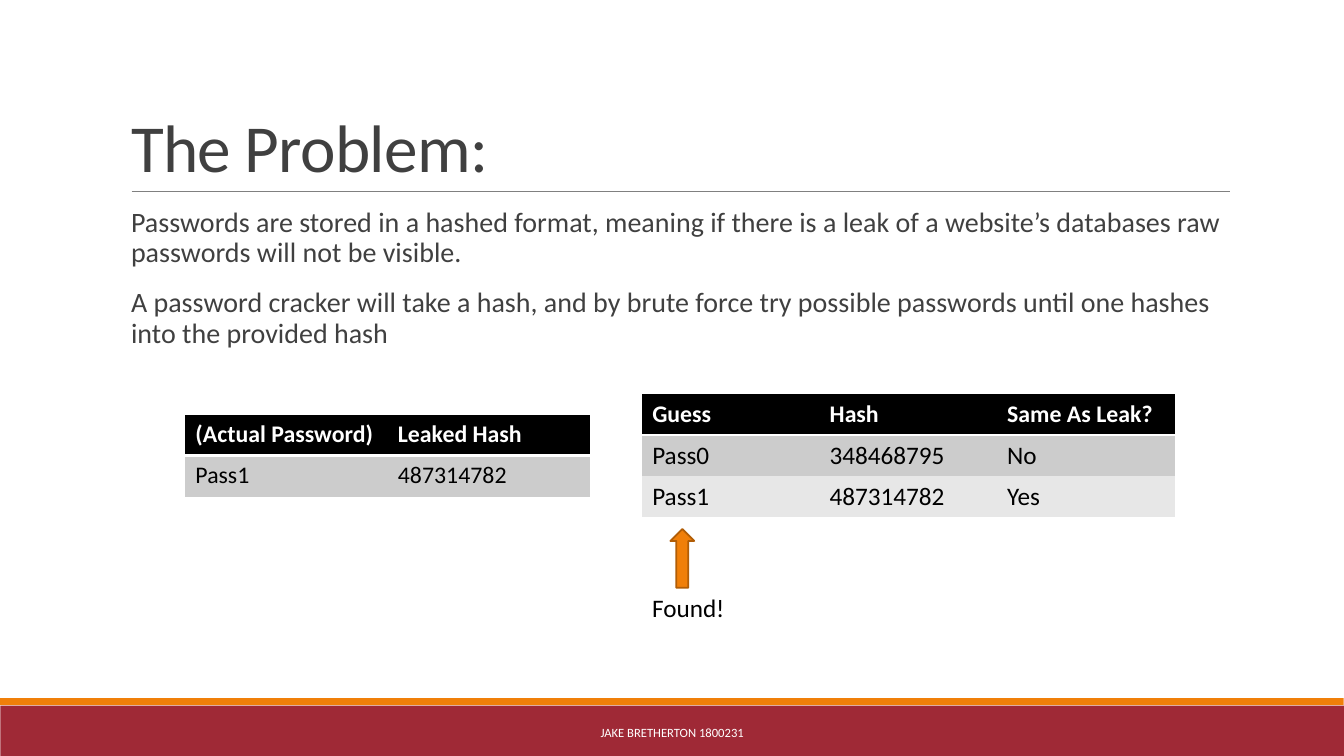
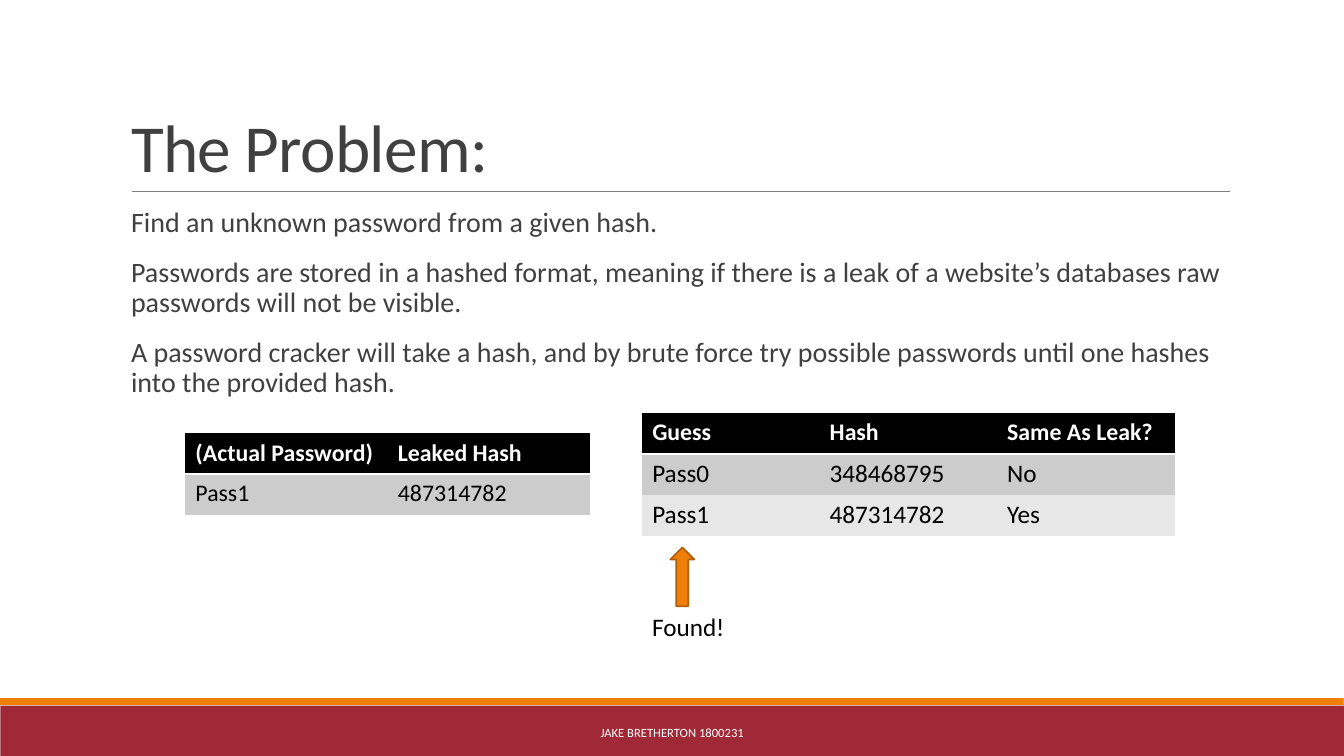
Before and after one commit to Probably-Jay/CMP202Project, a slide deck: slide 2 of Pres.pptx. Drawn at 1344x756 pixels with LibreOffice and Linux fonts; fonts in the diff are those of the drawing. Boxes give left, top, right and bottom in pixels: in the first picture for what was removed or moved away, otherwise in the second. Text is boxed around its words. In the diff, an @@ line names an element or a change of style, - is before the commit and + after.

```diff
--- a/Pres.pptx
+++ b/Pres.pptx
@@ text at box(131, 212, 657, 237): paragraph added @@
+  Find an unknown password from a given hash.
@@ text at box(131, 342, 1210, 397): text changed @@
-  A password cracker will take a hash, and by brute force try possible passwords until one hashes into the provided hash
+  A password cracker will take a hash, and by brute force try possible passwords until one hashes into the provided hash.
@@ 2 tables, 1 text, 1 right arrow: place and size @@
-2 tables, 1 text, 1 right arrow at box(186, 394, 1175, 617)
+2 tables, 1 text, 1 right arrow at box(186, 413, 1175, 636)
```
Also in this commit, not shown: 1 other slide changed, 10 slides added, 28 other files.
